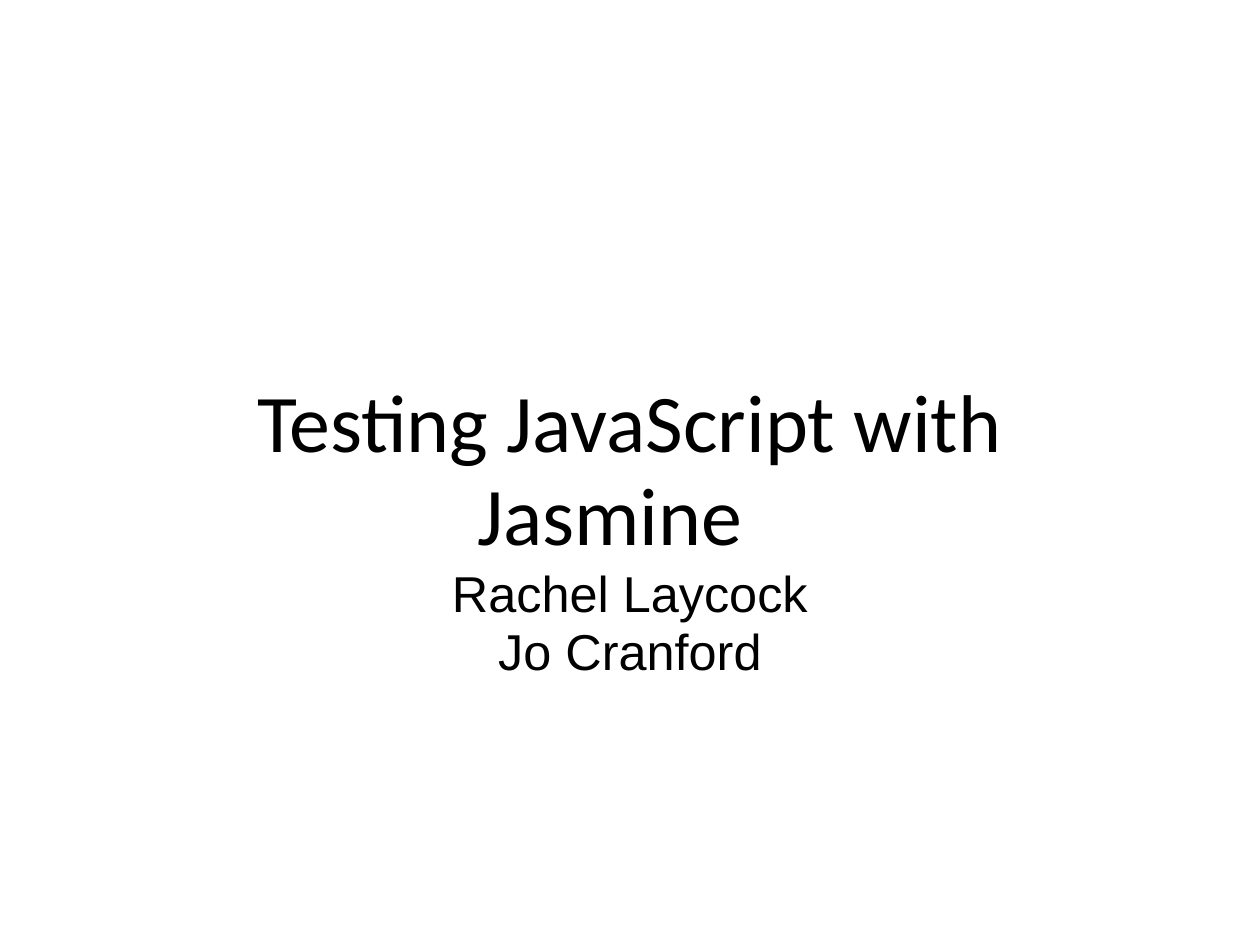
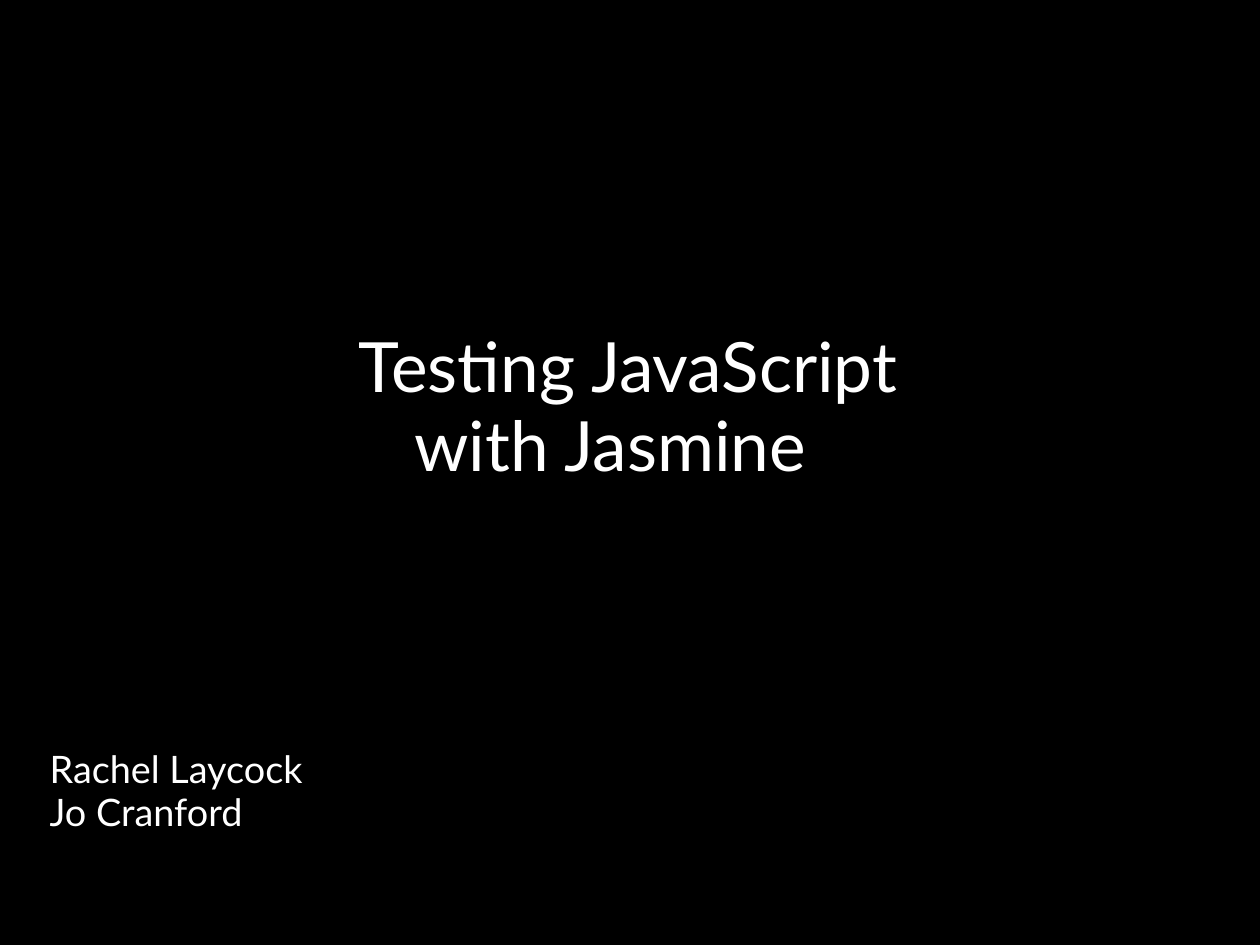
Before and after one commit to jomontanari/JasmineBowlingGame, a slide deck: slide 1 of TestingJavaScript_with_Jasmine.ppt. Drawn at 1260x945 pixels with LibreOffice and Linux fonts; fonts in the diff are those of the drawing; background and template pictures are left out. Boxes give left, top, right and bottom in pixels: in the first picture for what was removed or moved away, otherwise in the second. Text is boxed around its words. In the diff, an @@ line names an element or a change of style, - is before the commit and + after.

```diff
--- a/TestingJavaScript_with_Jasmine.ppt
+++ b/TestingJavaScript_with_Jasmine.ppt
@@ background #FFFFFF to #000000 @@
@@ title "Testing JavaScript with Jasmine": place and size @@
-title "Testing JavaScript with Jasmine" at [257, 395, 1002, 546]
+title "Testing JavaScript with Jasmine" at [359, 341, 897, 472]
@@ title "Testing JavaScript with Jasmine" at [359, 341, 897, 472]: size 52 to 44 pt, font Calibri to Lato, text colour #000000 to #FFFFFF @@
@@ subtitle "Rachel Laycock": place and size @@
-subtitle "Rachel Laycock" at [452, 575, 808, 671]
+subtitle "Rachel Laycock" at [50, 755, 302, 827]
@@ subtitle "Rachel Laycock" at [50, 755, 302, 827]: size 32 to 24 pt, font Arial to Lato, text colour #000000 to #FFFFFF; alignment centre to left @@
```
Also in this commit, not shown: 14 other slides changed, 3 slides added, 3 slides removed.
